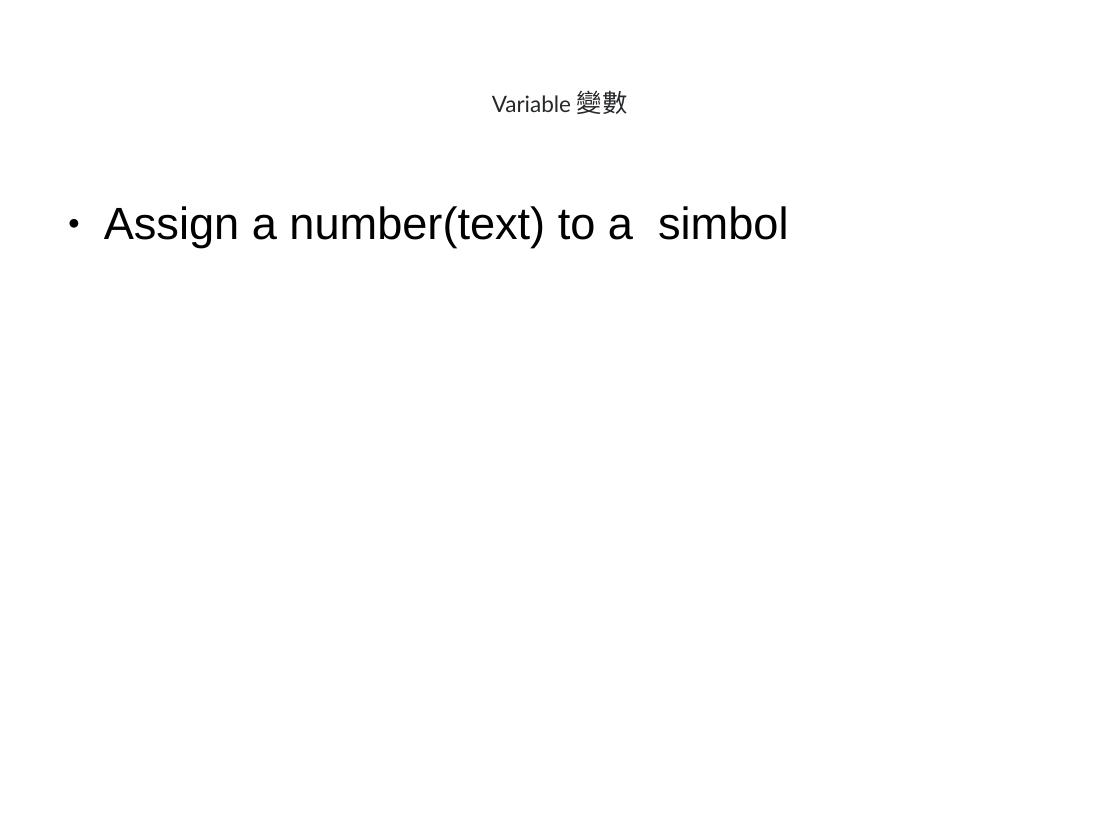
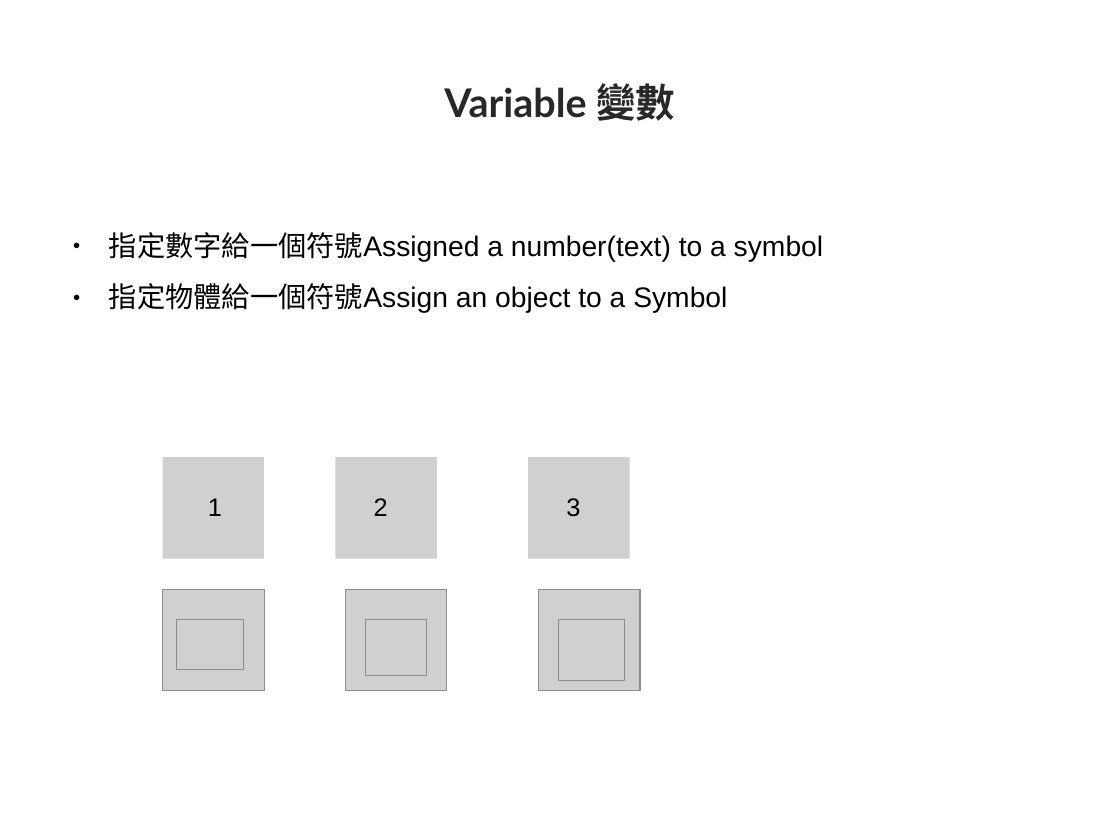
Before and after one commit to kienchen/tungli_ai, a slide deck: slide 7 of Programming/程式邏輯的介紹.ppt. Drawn at 1120x840 pixels with LibreOffice and Linux fonts; fonts in the diff are those of the drawing; grey boxes stand for pictures. Boxes give left, top, right and bottom in pixels: in the first picture for what was removed or moved away, otherwise in the second. Text is boxed around its words. In the diff, an @@ line names an element or a change of style, - is before the commit and + after.

```diff
--- a/Programming/程式邏輯的介紹.ppt
+++ b/Programming/程式邏輯的介紹.ppt
@@ title "Variable 變數" at (444, 83, 675, 121): size 16 to 28 pt in "Variable"; size 18 to 28 pt in "變數"; bold on @@
@@ text at (109, 232, 823, 313): text changed; size 32 to 20 pt @@
-● Assign a number(text) to a simbol
+● 指定數字給一個符號Assigned a number(text) to a symbol
+● 指定物體給一個符號Assign an object to a Symbol
@@ picture added at (163, 457, 264, 559), 18 pt, text #000000 @@
+1
@@ picture added at (335, 457, 437, 559), 18 pt, text #000000 @@
+2
@@ picture added at (528, 457, 630, 559), 18 pt, text #000000 @@
+3
@@ picture added at (163, 589, 264, 691) @@
@@ picture added at (346, 589, 447, 691) @@
@@ picture added at (539, 589, 640, 691) @@
@@ picture added at (176, 620, 244, 670) @@
@@ picture added at (366, 620, 427, 676) @@
@@ picture added at (559, 620, 624, 681) @@
```
Also in this commit, not shown: 5 other slides changed, 1 slide added, 1 slide removed.
